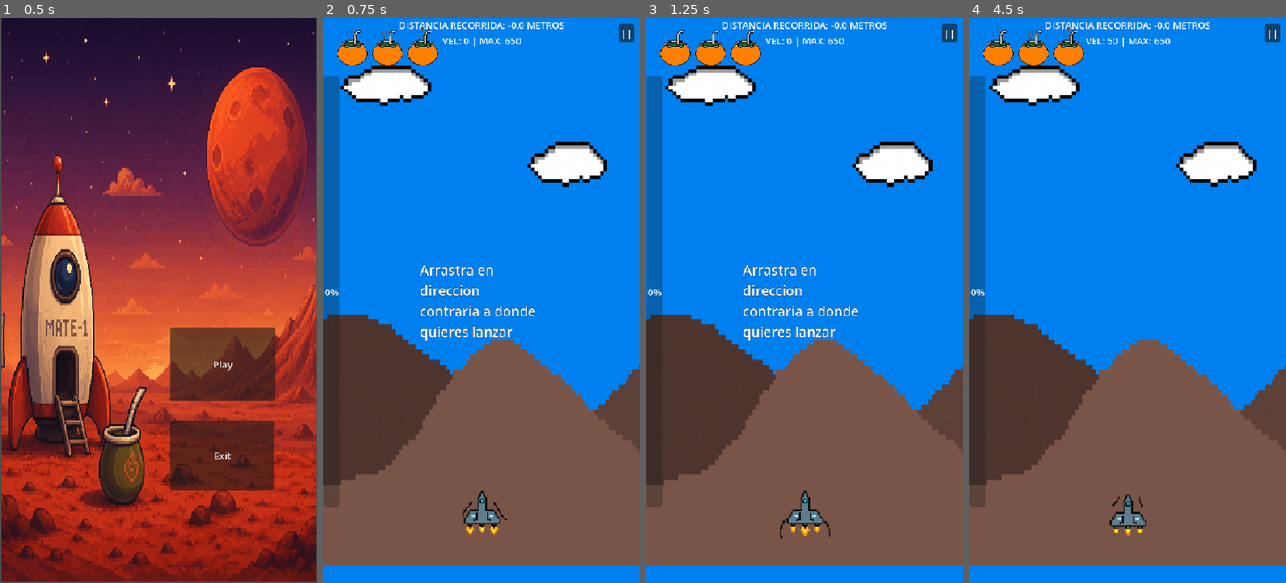
Above: before the commit, frames 1-4 (left to right).
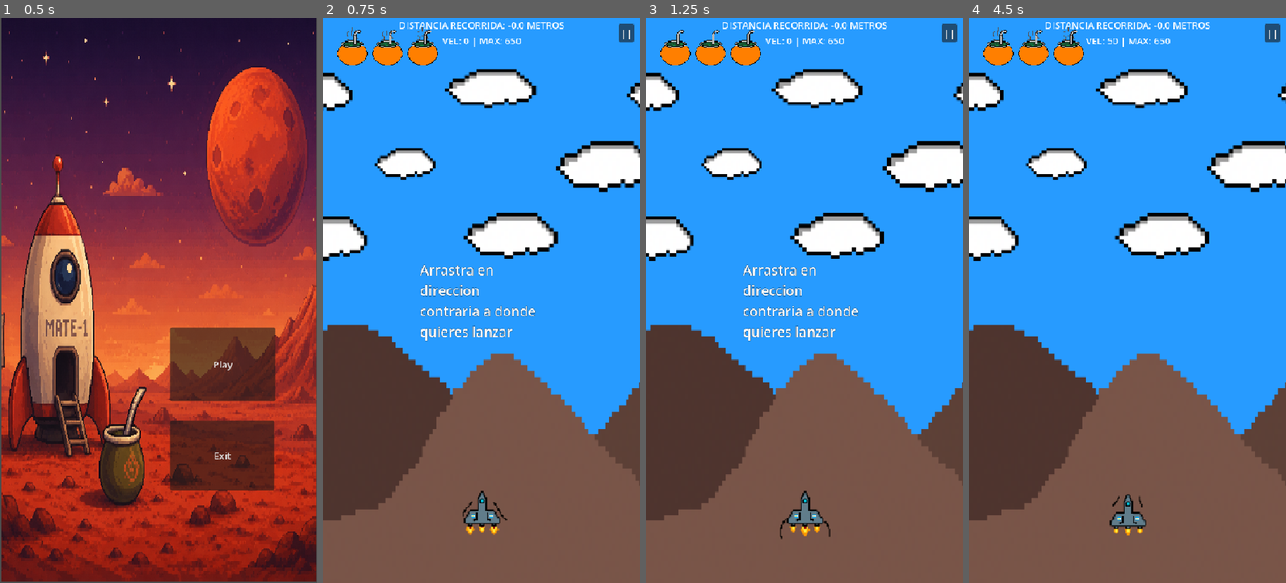
Above: after the commit, the same moments.

Repository: LaiunMiguel/Mate-en-Marte
Game: Godot game, scene res://Scenes/Menus/MenuPrincipal.tscn
The game is run twice, just before and just after one commit, with the same random seed, the same clock (stepped at 60 frames per second) and the same inputs.
Inputs:
- Up to frame 1 (0.5 s): no input
- Up to frame 2 (0.75 s): click "Play" at 0.5 s
- Up to frame 3 (1.25 s): no input
- Up to frame 4 (4.5 s): click "||" at 1.25 s; click "Main Menu" at 2 s; click "Play" at 2.75 s; click "||" at 3.5 s; click "Resume" at 4.25 s

Frame 1 is identical in both runs. In frame 2, 66% of the frame differs, in the area x 0-100%, y 0-100%; in frame 3, 66%; in frame 4, 66%.

Commit message:
Implementados los sprites nuevos y un poco de parallax

Diff:
--- a/Scenes/Background.tscn
+++ b/Scenes/Background.tscn
@@ -1,50 +1,91 @@
 [gd_scene format=3 uid="uid://ckfkqngiximir"]
 
 [ext_resource type="Script" uid="uid://ruadlxtcjxei" path="res://Scenes/background.gd" id="1_laxsj"]
-[ext_resource type="Texture2D" uid="uid://dabg7rao488ca" path="res://Assets/Imagenes/cielo2.png" id="1_otisf"]
-[ext_resource type="Texture2D" uid="uid://biocrwn63au1h" path="res://Assets/Imagenes/montana.png" id="2_6x1hm"]
-[ext_resource type="Texture2D" uid="uid://tmn0pvcovflx" path="res://Assets/Imagenes/nube.png" id="3_ct4h2"]
+[ext_resource type="Texture2D" uid="uid://biocrwn63au1h" path="res://Assets/Imagenes/ParallexBackground/montana.png" id="2_6x1hm"]
+[ext_resource type="Texture2D" uid="uid://tmn0pvcovflx" path="res://Assets/Imagenes/ParallexBackground/nube.png" id="3_ct4h2"]
+
+[sub_resource type="CanvasTexture" id="CanvasTexture_lf6h2"]
 
 [node name="ParallexBackground" type="Node" unique_id=72708418]
 script = ExtResource("1_laxsj")
 
 [node name="Cielo" type="Parallax2D" parent="." unique_id=1345486876]
-repeat_size = Vector2(0, 100)
-autoscroll = Vector2(1, 1)
-repeat_times = 5
+scroll_scale = Vector2(0, 0)
 
-[node name="Sprite2D" type="Sprite2D" parent="Cielo" unique_id=787290947]
+[node name="TextureRect" type="TextureRect" parent="Cielo" unique_id=1251872463]
+modulate = Color(0.15294118, 0.60784316, 1, 1)
 z_index = -1
-position = Vector2(272, 420)
-texture = ExtResource("1_otisf")
+offset_right = 539.0
+offset_bottom = 955.0
+texture = SubResource("CanvasTexture_lf6h2")
 
 [node name="Montana" type="Parallax2D" parent="." unique_id=292502300]
 z_index = -1
 scroll_scale = Vector2(0.05, 0.05)
 
 [node name="Sprite2D" type="Sprite2D" parent="Montana" unique_id=1191368289]
-position = Vector2(262, 612.00006)
-scale = Vector2(5.6487503, 8.359376)
+position = Vector2(262, 651.75)
+scale = Vector2(5.6487503, 9.601562)
 texture = ExtResource("2_6x1hm")
 
 [node name="Nube" type="Parallax2D" parent="." unique_id=422566421]
 scroll_scale = Vector2(0.05, 0.05)
+repeat_size = Vector2(600, 0)
 
-[node name="Sprite2D2" type="Sprite2D" parent="Nube" unique_id=1661079160]
+[node name="NubesContainer" type="Node2D" parent="Nube" unique_id=605075519]
+position = Vector2(-469, -1)
+
+[node name="Sprite2D6" type="Sprite2D" parent="Nube/NubesContainer" unique_id=1793143533]
 z_index = -1
-position = Vector2(421, 230)
+position = Vector2(460, 111.99999)
+scale = Vector2(6.1874995, 5.7500043)
+texture = ExtResource("3_ct4h2")
+
+[node name="Sprite2D5" type="Sprite2D" parent="Nube/NubesContainer" unique_id=1877392940]
+z_index = -1
+position = Vector2(355, 237.00003)
+scale = Vector2(7.1875, 7.0624967)
+texture = ExtResource("3_ct4h2")
+
+[node name="Sprite2D4" type="Sprite2D" parent="Nube/NubesContainer" unique_id=733536042]
+z_index = -1
+position = Vector2(195.99998, 351)
+scale = Vector2(6.798828, 6.4649663)
+texture = ExtResource("3_ct4h2")
+
+[node name="Sprite2D3" type="Sprite2D" parent="Nube/NubesContainer" unique_id=1084790552]
+z_index = -1
+position = Vector2(16, 225.00006)
+scale = Vector2(4.4062576, 4.3437424)
+texture = ExtResource("3_ct4h2")
+
+[node name="Sprite2D2" type="Sprite2D" parent="Nube/NubesContainer" unique_id=1661079160]
+z_index = -1
+position = Vector2(488, 355)
 scale = Vector2(5.812497, 6.2187467)
 texture = ExtResource("3_ct4h2")
 
-[node name="Sprite2D" type="Sprite2D" parent="Nube" unique_id=466652080]
+[node name="Sprite2D" type="Sprite2D" parent="Nube/NubesContainer" unique_id=466652080]
 z_index = -1
-position = Vector2(119, 97)
+position = Vector2(162, 103)
 scale = Vector2(6.625, 5.46875)
 texture = ExtResource("3_ct4h2")
 
-[node name="Nube2" type="Parallax2D" parent="." unique_id=647560407]
-visible = false
+[node name="Estacion" type="Parallax2D" parent="." unique_id=647560407]
 scale = Vector2(1e-05, 1e-05)
 scroll_scale = Vector2(0.05, 0.05)
 scroll_offset = Vector2(321, 100)
 repeat_times = 2
+
+[node name="MountainMars" type="Parallax2D" parent="." unique_id=156643830]
+z_index = -1
+scale = Vector2(-1, -1)
+scroll_scale = Vector2(0, 0)
+scroll_offset = Vector2(538, 648)
+
+[node name="Sprite2D" type="Sprite2D" parent="MountainMars" unique_id=1415146574]
+visible = false
+modulate = Color(0.85490197, 0.49803922, 0.7019608, 1)
+position = Vector2(266, 820.00006)
+scale = Vector2(5.6487503, 9.601562)
+texture = ExtResource("2_6x1hm")
--- a/Scenes/Buff/Life.tscn
+++ b/Scenes/Buff/Life.tscn
@@ -1,10 +1,10 @@
 [gd_scene format=3 uid="uid://dlx6e6wkbssy2"]
 
 [ext_resource type="Script" uid="uid://bxpxx3k8k0bgs" path="res://Scenes/Buff/life.gd" id="1_472th"]
-[ext_resource type="Texture2D" uid="uid://cyej7afphk1nw" path="res://Assets/Imagenes/burbuja.png" id="2_1788x"]
+[ext_resource type="Texture2D" uid="uid://b7o2fhaeasnou" path="res://Assets/Imagenes/Buff/burbuja_mate_2.png" id="2_472th"]
 
 [sub_resource type="CircleShape2D" id="CircleShape2D_quuij"]
-radius = 29.017237
+radius = 39.012817
 
 [node name="Life" type="Node2D" unique_id=1803483819 groups=["Buff"]]
 script = ExtResource("1_472th")
@@ -12,13 +12,14 @@
 [node name="Sprite2D" type="Sprite2D" parent="." unique_id=300976723]
 position = Vector2(-1, 3)
 scale = Vector2(1.43, 1.34)
-texture = ExtResource("2_1788x")
+texture = ExtResource("2_472th")
 
 [node name="Area2D" type="Area2D" parent="." unique_id=712712195]
 collision_layer = 8
 collision_mask = 2
 
 [node name="CollisionShape2D" type="CollisionShape2D" parent="Area2D" unique_id=2044319049]
+position = Vector2(-3, 2)
 shape = SubResource("CircleShape2D_quuij")
 
 [connection signal="body_entered" from="Area2D" to="." method="_on_area_2d_body_entered"]
--- a/Scenes/Buff/Shield.tscn
+++ b/Scenes/Buff/Shield.tscn
@@ -1,10 +1,10 @@
 [gd_scene format=3 uid="uid://bd0g76hhfcyop"]
 
 [ext_resource type="Script" uid="uid://cdh7pe8vagnul" path="res://Scenes/Buff/shield.gd" id="1_wog28"]
-[ext_resource type="Texture2D" uid="uid://dy2vjrtg8e6d" path="res://Assets/Imagenes/burbuja_escudo.png" id="2_0ovmf"]
+[ext_resource type="Texture2D" uid="uid://7fxff3cuyl04" path="res://Assets/Imagenes/Buff/burbuja_escudo.png" id="2_wog28"]
 
 [sub_resource type="CircleShape2D" id="CircleShape2D_i0ksr"]
-radius = 29.017237
+radius = 40.0
 
 [node name="Shield" type="Node2D" unique_id=573735719]
 script = ExtResource("1_wog28")
@@ -12,11 +12,12 @@
 [node name="Sprite2D" type="Sprite2D" parent="." unique_id=117627085]
 position = Vector2(-1, 3)
 scale = Vector2(1.43, 1.34)
-texture = ExtResource("2_0ovmf")
+texture = ExtResource("2_wog28")
 
 [node name="Area2D" type="Area2D" parent="." unique_id=1919998271]
 collision_layer = 8
 collision_mask = 2
 
 [node name="CollisionShape2D" type="CollisionShape2D" parent="Area2D" unique_id=17869384]
+position = Vector2(-3, 0)
 shape = SubResource("CircleShape2D_i0ksr")
--- a/Scenes/Buff/Star.tscn
+++ b/Scenes/Buff/Star.tscn
@@ -1,10 +1,10 @@
 [gd_scene format=3 uid="uid://dc8445oaf6u7s"]
 
 [ext_resource type="Script" uid="uid://bkbry8wi3o3in" path="res://Scenes/Buff/star.gd" id="1_uj2lk"]
-[ext_resource type="Texture2D" uid="uid://blweyxhf0dh53" path="res://Assets/Imagenes/burbuja_star.png" id="2_xweed"]
+[ext_resource type="Texture2D" uid="uid://cl3saiackxbgp" path="res://Assets/Imagenes/Buff/burbuja_star.png" id="2_uj2lk"]
 
 [sub_resource type="CircleShape2D" id="CircleShape2D_evf0b"]
-radius = 29.017237
+radius = 38.052597
 
 [node name="Star" type="Node2D" unique_id=1880026642]
 script = ExtResource("1_uj2lk")
@@ -12,13 +12,14 @@
 [node name="Sprite2D" type="Sprite2D" parent="." unique_id=1370103844]
 position = Vector2(-1, 3)
 scale = Vector2(1.43, 1.34)
-texture = ExtResource("2_xweed")
+texture = ExtResource("2_uj2lk")
 
 [node name="Area2D" type="Area2D" parent="." unique_id=1638702911 groups=["Buff"]]
 collision_layer = 8
 collision_mask = 2
 
 [node name="CollisionShape2D" type="CollisionShape2D" parent="Area2D" unique_id=1783111259]
+position = Vector2(-3, 3)
 shape = SubResource("CircleShape2D_evf0b")
 
 [node name="invulnerable_time" type="Timer" parent="." unique_id=770483699]
--- a/Scenes/Menus/GameScene.tscn
+++ b/Scenes/Menus/GameScene.tscn
@@ -7,7 +7,8 @@
 [ext_resource type="PackedScene" uid="uid://bsdcg57acsaef" path="res://Scenes/Obstacles/Plane.tscn" id="4_cm0pq"]
 [ext_resource type="Script" uid="uid://dn6wtn4no457e" path="res://Scripts/CamaraController.gd" id="5_fos0i"]
 [ext_resource type="PackedScene" uid="uid://dlx6e6wkbssy2" path="res://Scenes/Buff/Life.tscn" id="5_lgr22"]
-[ext_resource type="Texture2D" uid="uid://cve20ibssp8gd" path="res://Assets/Imagenes/burbuja-Sheet.png" id="6_trn2v"]
+[ext_resource type="PackedScene" uid="uid://b350f0jde241t" path="res://Scenes/Obstacles/Satelite.tscn" id="6_eq5i7"]
+[ext_resource type="Texture2D" uid="uid://cve20ibssp8gd" path="res://Assets/Imagenes/UI/burbuja-Sheet.png" id="6_trn2v"]
 [ext_resource type="PackedScene" uid="uid://drpwix1et7kvu" path="res://Scenes/Obstacles/Asteroid.tscn" id="6_ugqhr"]
 [ext_resource type="PackedScene" uid="uid://dc8445oaf6u7s" path="res://Scenes/Buff/Star.tscn" id="7_wkp8b"]
 [ext_resource type="PackedScene" uid="uid://bgc6sbrhca31" path="res://Scenes/Obstacles/Alien.tscn" id="7_xa1i3"]
@@ -110,7 +111,7 @@
 max_velocity_of_obstacles = 150.0
 distance_to_level_up = 150.0
 next_distance_to_level_up = 150
-obstacles_scenes = Array[PackedScene]([ExtResource("4_cm0pq"), ExtResource("6_ugqhr"), ExtResource("8_eq5i7"), ExtResource("7_xa1i3")])
+obstacles_scenes = Array[PackedScene]([ExtResource("4_cm0pq"), ExtResource("6_eq5i7"), ExtResource("6_ugqhr"), ExtResource("8_eq5i7"), ExtResource("7_xa1i3")])
 buff_list = Array[PackedScene]([ExtResource("5_lgr22"), ExtResource("7_wkp8b")])
 
 [node name="Spawn_timer" type="Timer" parent="Director" unique_id=711883737]
@@ -159,6 +160,7 @@
 autoplay = "idle"
 
 [node name="NextZoneBar" type="ProgressBar" parent="CanvasLayer" unique_id=848428411]
+visible = false
 anchors_preset = 4
 anchor_top = 0.5
 anchor_bottom = 0.5
@@ -168,6 +170,7 @@
 offset_bottom = 352.0
 grow_vertical = 2
 fill_mode = 3
+show_percentage = false
 
 [node name="Button_lose" type="Button" parent="CanvasLayer" unique_id=738301072]
 visible = false
@@ -265,7 +268,9 @@
 grow_horizontal = 2
 text = "Velocidad"
 
-[node name="Background" parent="." unique_id=72708418 instance=ExtResource("15_eq5i7")]
+[node name="ParallexBackground" parent="." unique_id=72708418 node_paths=PackedStringArray("player_to_follow", "director") instance=ExtResource("15_eq5i7")]
+player_to_follow = NodePath("../Player")
+director = NodePath("../Director")
 
 [connection signal="player_heal" from="Player" to="." method="_on_player_player_heal"]
 [connection signal="player_hit" from="Player" to="." method="_on_player_player_hit"]
@@ -277,4 +282,4 @@
 [connection signal="pressed" from="CanvasLayer/Button_lose" to="." method="_on_button_lose_pressed"]
 [connection signal="pressed" from="CanvasLayer/PausaMenu" to="." method="_on_pausa_menu_pressed"]
 
-[editable path="Background"]
+[editable path="ParallexBackground"]
--- a/Scenes/Menus/MenuPrincipal.tscn
+++ b/Scenes/Menus/MenuPrincipal.tscn
@@ -1,7 +1,7 @@
 [gd_scene format=3 uid="uid://b2hihdtpyy3ml"]
 
 [ext_resource type="Script" uid="uid://ctk8g73nn6mrx" path="res://Scenes/Menus/menu_principal.gd" id="1_mwl8v"]
-[ext_resource type="Texture2D" uid="uid://8t7akp7bf1ec" path="res://Assets/Imagenes/fondo_Temp.png" id="1_xy1un"]
+[ext_resource type="Texture2D" uid="uid://8t7akp7bf1ec" path="res://Assets/Imagenes/UI/fondo_Temp.png" id="1_xy1un"]
 
 [node name="MenuPrincipal" type="Node2D" unique_id=101206024]
 script = ExtResource("1_mwl8v")
--- a/Scenes/Menus/game_main.gd
+++ b/Scenes/Menus/game_main.gd
@@ -28,13 +28,6 @@
 #Scenary
 @onready var killbox: Area2D = $Killbox
 @onready var spawner: Node = $Spawner
-
-#Background
-@onready var background: Node = $Background
-@onready var cielo: Parallax2D = $Background/Cielo
-@onready var sprite_2d: Sprite2D = $Background/Cielo/Sprite2D
-const START_HEIGHT := 0
-const END_HEIGHT := 200
 
 #Screan Shake
 @onready var color_rect: ColorRect = $CanvasLayer/ScreenShakeShader
@@ -93,27 +86,6 @@
 			int(velocity.length()),
 			int(player.CURRENT_MAX_SPEED)
 		]
-		var t = clamp(
-		(distance_travel - START_HEIGHT) / (END_HEIGHT - START_HEIGHT),
-		0.0,
-		1.0
-	)
-		var color := Color.WHITE
-		if t < 0.5:
-			color = Color(0.5, 0.7, 1.0).lerp(
-				Color(0.1, 0.2, 0.5),
-				t * 2.0
-			)
-		else:
-			color = Color(0.1, 0.2, 0.5).lerp(
-				Color(0.0, 0.0, 0.0),
-				(t - 0.5) * 2.0
-			)
-		sprite_2d.modulate = color
-
-
-
-
 
 func _end_level():
 	button_lose.visible = true
--- a/Scenes/Obstacles/Alien.tscn
+++ b/Scenes/Obstacles/Alien.tscn
@@ -1,7 +1,7 @@
 [gd_scene format=3 uid="uid://bgc6sbrhca31"]
 
 [ext_resource type="Script" uid="uid://cvi524e3j5hh0" path="res://Scenes/Obstacles/Alien.gd" id="1_g4shy"]
-[ext_resource type="Texture2D" uid="uid://bac1g5qnv8byu" path="res://Assets/Imagenes/alien-Sheet.png" id="2_dsvxs"]
+[ext_resource type="Texture2D" uid="uid://bac1g5qnv8byu" path="res://Assets/Imagenes/Obstacles/alien-Sheet.png" id="2_dsvxs"]
 
 [sub_resource type="AtlasTexture" id="AtlasTexture_yvt0o"]
 atlas = ExtResource("2_dsvxs")
--- a/Scenes/Obstacles/Asteroid.tscn
+++ b/Scenes/Obstacles/Asteroid.tscn
@@ -1,7 +1,7 @@
 [gd_scene format=3 uid="uid://drpwix1et7kvu"]
 
 [ext_resource type="Script" uid="uid://d0i1qfcpfnq0y" path="res://Scenes/Obstacles/Asteroid.gd" id="1_4heqm"]
-[ext_resource type="Texture2D" uid="uid://ds018qloo35js" path="res://Assets/Imagenes/asteroide.png" id="2_4heqm"]
+[ext_resource type="Texture2D" uid="uid://ds018qloo35js" path="res://Assets/Imagenes/Obstacles/asteroide.png" id="2_4heqm"]
 
 [sub_resource type="CapsuleShape2D" id="CapsuleShape2D_xodst"]
 radius = 46.0
--- a/Scenes/Obstacles/LaserProjectile.tscn
+++ b/Scenes/Obstacles/LaserProjectile.tscn
@@ -1,7 +1,7 @@
 [gd_scene format=3 uid="uid://dyly75nwa1n3l"]
 
 [ext_resource type="Script" uid="uid://5qdwvtnf83fj" path="res://Scenes/Obstacles/laser_projectile.gd" id="1_10uqd"]
-[ext_resource type="Texture2D" uid="uid://b1ni42fy8m0tv" path="res://Assets/Imagenes/disparo.png" id="2_10uqd"]
+[ext_resource type="Texture2D" uid="uid://b1ni42fy8m0tv" path="res://Assets/Imagenes/Obstacles/disparo.png" id="2_10uqd"]
 
 [sub_resource type="RectangleShape2D" id="RectangleShape2D_e42ta"]
 size = Vector2(22, 12)
--- a/Scenes/Obstacles/MiniAsteroid.tscn
+++ b/Scenes/Obstacles/MiniAsteroid.tscn
@@ -1,6 +1,6 @@
 [gd_scene format=3 uid="uid://dectt81r62e5w"]
 
-[ext_resource type="Texture2D" uid="uid://cedm7ot4gkimq" path="res://Assets/Imagenes/asteroide2.png" id="1_1rm88"]
+[ext_resource type="Texture2D" uid="uid://cedm7ot4gkimq" path="res://Assets/Imagenes/Obstacles/asteroide2.png" id="1_1rm88"]
 [ext_resource type="Script" uid="uid://d0i1qfcpfnq0y" path="res://Scenes/Obstacles/Asteroid.gd" id="1_qm4hp"]
 
 [sub_resource type="CircleShape2D" id="CircleShape2D_qm4hp"]
--- a/Scenes/Obstacles/Plane.tscn
+++ b/Scenes/Obstacles/Plane.tscn
@@ -1,7 +1,7 @@
 [gd_scene format=3 uid="uid://bsdcg57acsaef"]
 
 [ext_resource type="Script" uid="uid://cmici4tyyeo5c" path="res://Scenes/Obstacles/Plane.gd" id="1_l7pm1"]
-[ext_resource type="Texture2D" uid="uid://cljxekurf60ta" path="res://Assets/Imagenes/Plane.png" id="2_rmqya"]
+[ext_resource type="Texture2D" uid="uid://cljxekurf60ta" path="res://Assets/Imagenes/Obstacles/Plane.png" id="2_rmqya"]
 
 [sub_resource type="AtlasTexture" id="AtlasTexture_rj51t"]
 atlas = ExtResource("2_rmqya")
--- /dev/null
+++ b/Scenes/Obstacles/Satelite.gd
@@ -0,0 +1,12 @@
+extends Node2D
+
+func initialize(position,size):
+	global_position = position
+
+func _on_area_2d_body_entered(body: Node2D) -> void:
+	if body.is_in_group("player"):
+		body.get_hit()
+
+
+func _on_visible_on_screen_enabler_2d_screen_exited() -> void:
+	queue_free()
--- /dev/null
+++ b/Scenes/Obstacles/Satelite.tscn
@@ -0,0 +1,43 @@
+[gd_scene format=3 uid="uid://b350f0jde241t"]
+
+[ext_resource type="Script" uid="uid://igu0hc1biqle" path="res://Scenes/Obstacles/Satelite.gd" id="1_1np5g"]
+[ext_resource type="Texture2D" uid="uid://boj8jfm6qnaq" path="res://Assets/Imagenes/Obstacles/satelite.png" id="1_fww3q"]
+
+[sub_resource type="RectangleShape2D" id="RectangleShape2D_1np5g"]
+size = Vector2(15, 10)
+
+[sub_resource type="RectangleShape2D" id="RectangleShape2D_6yq4w"]
+size = Vector2(16, 10.5)
+
+[sub_resource type="CapsuleShape2D" id="CapsuleShape2D_aly8q"]
+radius = 9.0
+height = 44.0
+
+[node name="Satelite" type="Node2D" unique_id=997671834]
+rotation = 0.87266463
+scale = Vector2(2, 2)
+script = ExtResource("1_1np5g")
+
+[node name="Sprite2D" type="Sprite2D" parent="." unique_id=235180103]
+texture = ExtResource("1_fww3q")
+
+[node name="Area2D" type="Area2D" parent="." unique_id=149674387]
+collision_layer = 4
+collision_mask = 2
+
+[node name="CollisionShape2D3" type="CollisionShape2D" parent="Area2D" unique_id=238375842]
+position = Vector2(-22.5, -2)
+shape = SubResource("RectangleShape2D_1np5g")
+
+[node name="CollisionShape2D2" type="CollisionShape2D" parent="Area2D" unique_id=744973308]
+position = Vector2(22, -2.75)
+shape = SubResource("RectangleShape2D_6yq4w")
+
+[node name="CollisionShape2D" type="CollisionShape2D" parent="Area2D" unique_id=1426235795]
+position = Vector2(0, -5)
+shape = SubResource("CapsuleShape2D_aly8q")
+
+[node name="VisibleOnScreenEnabler2D" type="VisibleOnScreenEnabler2D" parent="." unique_id=194603907]
+
+[connection signal="body_entered" from="Area2D" to="." method="_on_area_2d_body_entered"]
+[connection signal="screen_exited" from="VisibleOnScreenEnabler2D" to="." method="_on_visible_on_screen_enabler_2d_screen_exited"]
--- a/Scenes/background.gd
+++ b/Scenes/background.gd
@@ -1,9 +1,64 @@
 extends Node
 
-@onready var sprite_2d: Sprite2D = $Nube/Sprite2D
-@onready var sprite_2d_2: Sprite2D = $Nube/Sprite2D2
+@onready var nubes_container: Node2D = $Nube/NubesContainer
+@export var player_to_follow: Player
+@export var director: Director
+
+#Background
+@onready var cielo:  = $Cielo/TextureRect
+@onready var mars_parallax: Parallax2D = $MountainMars
+
+const START_HEIGHT := 0
+const END_HEIGHT := 200
 
 
 func _process(delta: float) -> void:
-	sprite_2d.position.x += 0.1
-	sprite_2d_2.position.x += 0.1
+	nubes_container.position.x += 0.2
+
+	var level_start := director.next_distance_to_level_up - director.distance_to_level_up
+	var level_end := director.next_distance_to_level_up
+
+	var t := inverse_lerp(
+		level_start,
+		level_end,
+		player_to_follow.distance_traveled
+	)
+
+	t = clamp(t, 0.0, 1.0)
+
+	var color: Color
+
+	match director.threat_lvl:
+		0:
+			color = Color(0.153, 0.608, 1.0, 1.0).lerp(
+				Color(0.07, 0.15, 0.393, 1.0),
+				t
+			)
+
+		1:
+			color = Color(0.07, 0.15, 0.393, 1.0).lerp(
+				Color.BLACK,
+				t
+			)
+
+		2:
+			color = Color.BLACK.lerp(
+				Color(0.082, 0.014, 0.007, 1.0),
+				t
+			)
+
+		3:
+			color =Color(0.082, 0.014, 0.007, 1.0).lerp(
+				Color(0.315, 0.083, 0.021, 1.0),
+				t
+			)
+
+		4:
+			# Victoria
+			color = Color(0.315, 0.083, 0.021, 1.0)
+
+	if director.threat_lvl == 3 && !mars_parallax.visible:
+		mars_parallax.visible = true
+	if mars_parallax.visible :
+		$MountainMars/Sprite2D.position.y -= 0.1
+	cielo.modulate = color
--- a/Scenes/player/Player.tscn
+++ b/Scenes/player/Player.tscn
@@ -1,7 +1,7 @@
 [gd_scene format=3 uid="uid://cunr1j1kfsw4f"]
 
 [ext_resource type="Script" uid="uid://c53pg2hblwnjg" path="res://Scenes/player/Player.gd" id="1_xhfnw"]
-[ext_resource type="Texture2D" uid="uid://cwaxyg134abw5" path="res://Assets/Imagenes/nave Copy-Sheet.png" id="2_hg0hj"]
+[ext_resource type="Texture2D" uid="uid://cwaxyg134abw5" path="res://Assets/Imagenes/Player/nave Copy-Sheet.png" id="2_hg0hj"]
 [ext_resource type="Script" uid="uid://dbqyvxla0s5v" path="res://Scenes/player/States/State_machine.gd" id="3_kne1u"]
 [ext_resource type="Script" uid="uid://4w4pveyni05g" path="res://Scenes/player/States/IdleState.gd" id="4_dtqjt"]
 [ext_resource type="Script" uid="uid://v27iu67w3vco" path="res://Scenes/player/States/AimStategd.gd" id="5_5ncpa"]
@@ -230,7 +230,7 @@
 }
 
 [node name="Player" type="CharacterBody2D" unique_id=497995314 groups=["player"]]
-collision_layer = 2
+collision_layer = 0
 collision_mask = 13
 script = ExtResource("1_xhfnw")
 
--- a/Scenes/player/States/BrakeState.gd
+++ b/Scenes/player/States/BrakeState.gd
@@ -27,7 +27,7 @@
 
 
 
-func handle_event(event: StringName, value = null) -> void:
+func handle_event(_event: StringName, value = null) -> void:
 	pass
 
 
--- a/Scenes/player/States/CooldownState.gd
+++ b/Scenes/player/States/CooldownState.gd
@@ -26,7 +26,7 @@
 
 
 
-func handle_event(event: StringName, value = null) -> void:
+func handle_event(_event: StringName, value = null) -> void:
 	pass
 
 
--- a/Scenes/player/States/LaunchState.gd
+++ b/Scenes/player/States/LaunchState.gd
@@ -14,9 +14,9 @@
 	pass
 
 
-func handle_input(event: InputEvent) -> void:
+func handle_input(_event: InputEvent) -> void:
 	pass
 
 
-func update(delta: float) -> void:
+func update(_delta: float) -> void:
 	pass
--- a/Scripts/Spawner.gd
+++ b/Scripts/Spawner.gd
@@ -1,4 +1,5 @@
 extends Node
+class_name  Director
 
 @onready var view_port : float
 @onready var camara_controller: CamaraController = $"../CamaraController"
@@ -48,12 +49,15 @@
 		0:
 			_spawn_basic_obstacles()
 		1:
-			_spawn_medium_obstacles()
+			_spawn_second_lvl()
 		2:
-			_spawn_advanced_obstacles()
+			_spawn_third_lvl()
 		3:
+			_spawn_four_lvl()
+		4:
 			emit_signal("player_win")
 			spawn_timer.stop()
+
 		_:
 			pass
 	spawn_timer.start(time_between_obstacles)
@@ -72,10 +76,24 @@
 				var size : float = randf_range(min_obstacle_size,max_obstacle_size)
 				obstacle.initialize(position,size,obstacle_speed)
 
-func _spawn_medium_obstacles():
+func _spawn_second_lvl():
+	for i in range(number_of_obstacles_per_spawn ):
+			if (obstacles_container.get_child_count() <= max_obstacles_per_screen):
+				var obstacle = obstacles_scenes[1].instantiate()
+				obstacles_container.add_child(obstacle)
+				var offscreen = camara_controller.get_vertical_offscreen()
+				var position : Vector2 = Vector2(
+					randf_range(0,view_port),
+					randf_range(offscreen,offscreen - 200)
+					)
+				var obstacle_speed : float = randf_range(min_velocity_of_obstacles,max_velocity_of_obstacles)
+				var size : float = randf_range(min_obstacle_size,max_obstacle_size)
+				obstacle.initialize(position,size)
+
+func _spawn_third_lvl():
 	for i in range(number_of_obstacles_per_spawn + 2):
 			if (obstacles_container.get_child_count() <= max_obstacles_per_screen + 1):
-				var obstacle = obstacles_scenes[randi_range(1,2)].instantiate()
+				var obstacle = obstacles_scenes[randi_range(2,3)].instantiate()
 				obstacles_container.add_child(obstacle)
 				var offscreen = camara_controller.get_vertical_offscreen()
 				var position : Vector2 = Vector2(
@@ -87,10 +105,10 @@
 				obstacle.initialize(position,size,obstacle_speed)
 
 
-func _spawn_advanced_obstacles():
+func _spawn_four_lvl():
 	for i in range(number_of_obstacles_per_spawn):
 			if (obstacles_container.get_child_count() <= max_obstacles_per_screen):
-				var obstacle = obstacles_scenes[3].instantiate()
+				var obstacle = obstacles_scenes[4].instantiate()
 				obstacles_container.add_child(obstacle)
 				var offscreen = camara_controller.get_vertical_offscreen()
 				var position : Vector2 = Vector2(
@@ -105,7 +123,7 @@
 	min_obstacle_size = min(1.5,min_obstacle_size + 0.1)
 	max_obstacle_size = min(2.5,max_obstacle_size + 0.1)
 	next_distance_to_level_up += distance_to_level_up
-	threat_lvl = min(threat_lvl+1,3)
+	threat_lvl = min(threat_lvl+1,4)
 
 
 func _on_buff_spawn_timeout() -> void:
Renamed: Assets/Imagenes/Confucion.png -> Assets/Imagenes/Buff/Confucion.png
Not shown, changed: Assets/Imagenes/Buff/Confucion.png.import
Renamed: Assets/Imagenes/burbuja.png -> Assets/Imagenes/Buff/burbuja.png
Not shown, changed: Assets/Imagenes/Buff/burbuja.png.import
Renamed: Assets/Imagenes/burbuja_escudo.png -> Assets/Imagenes/Buff/burbuja_escudo (2).png
Not shown, changed: Assets/Imagenes/Buff/burbuja_escudo (2).png.import
Binary file added: Assets/Imagenes/Buff/burbuja_escudo.png
Not shown, changed: Assets/Imagenes/Buff/burbuja_escudo.png.import
Binary file added: Assets/Imagenes/Buff/burbuja_mate_2.png
Not shown, changed: Assets/Imagenes/Buff/burbuja_mate_2.png.import
Renamed: Assets/Imagenes/burbuja_star.png -> Assets/Imagenes/Buff/burbuja_star (2).png
Not shown, changed: Assets/Imagenes/Buff/burbuja_star (2).png.import
(and 29 more such lines)
